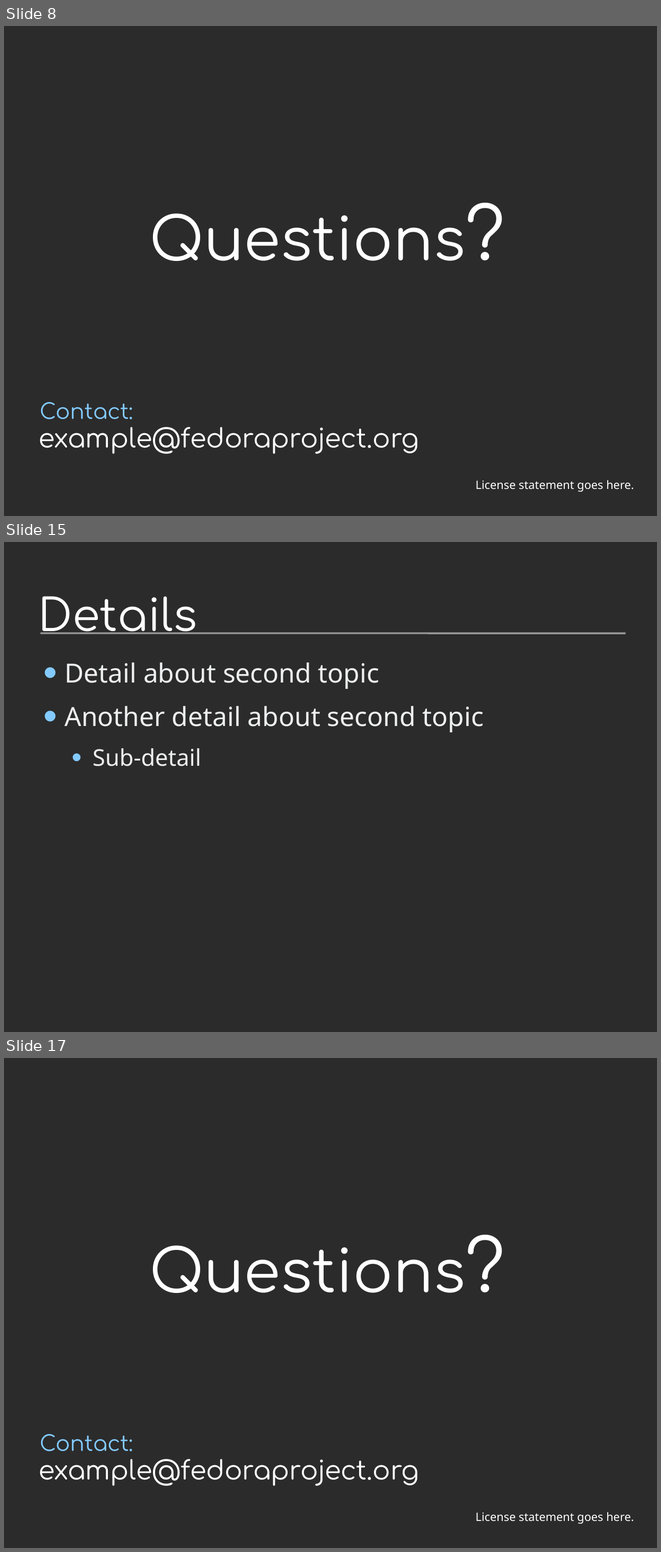
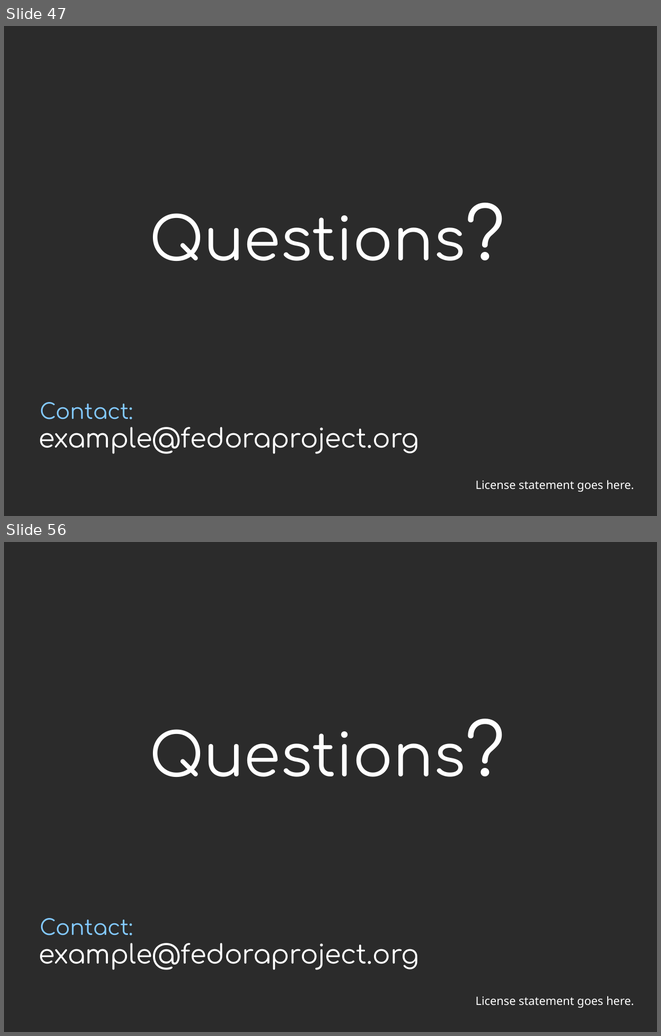
Before and after one commit to DenkouNova/LOG792, a slide deck: Rapports/005_Presentation/Presentation.odp. Shown one above the other, each under a label of ours: slides 8, 15 and 17 before the commit, slides 47 and 56 after it; the slides between them are not shown. The pictures are 661x1552 and 661x1036 pixels, drawn with LibreOffice and Linux fonts; fonts in the diff are those of the drawing; background and template pictures are left out; a plain dark background stands for a picture behind light text. Boxes give left, top, right and bottom in pixels: in the first picture for what was removed or moved away, otherwise in the second. Text is boxed around its words. In the diff, an @@ line names an element or a change of style, - is before the commit and + after.

```diff
--- a/Rapports/005_Presentation/Presentation.odp
+++ b/Rapports/005_Presentation/Presentation.odp
@@ slide 15 removed at (4, 542, 657, 1032), background picture (left out) @@
@@ title removed at (38, 596, 197, 634) @@
-Details
@@ line removed from (40, 633) to (626, 633) @@
@@ text removed at (64, 662, 484, 766) @@
-• Detail about second topic
-• Another detail about second topic
-  • Sub-detail
@@ what was slide 8 is now slide 47 @@
@@ what was slide 17 is now slide 56 @@
```
Also in this commit, not shown: 4 slides changed, 45 slides added, 5 other slides removed, 13 other files.
